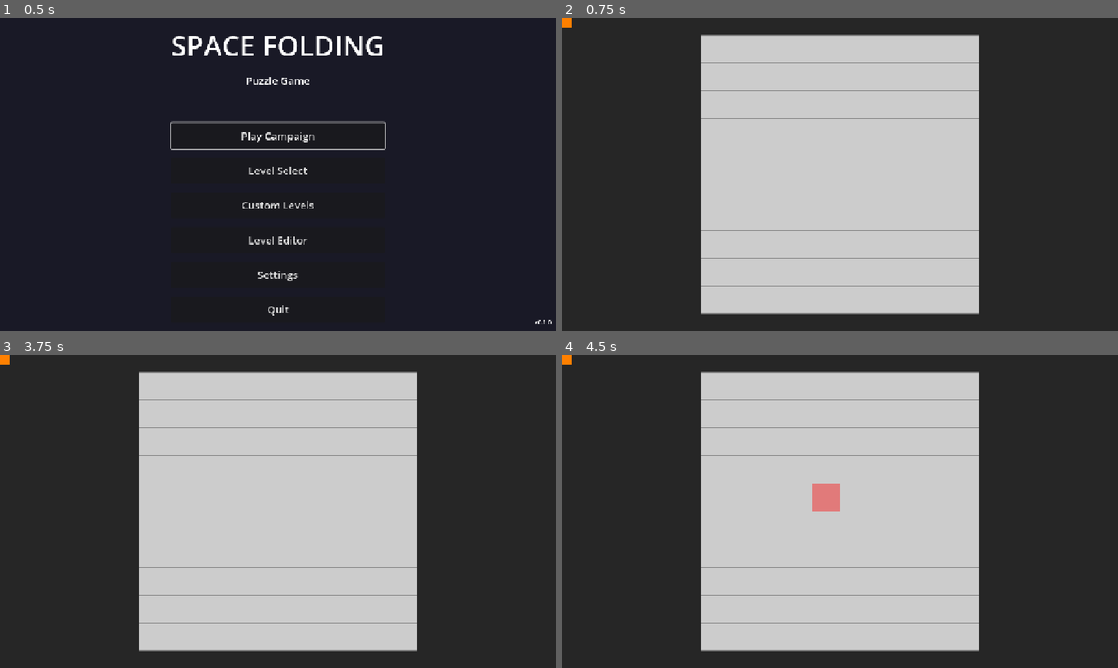
Above: before the commit, frames 1-4 (two rows, left to right).
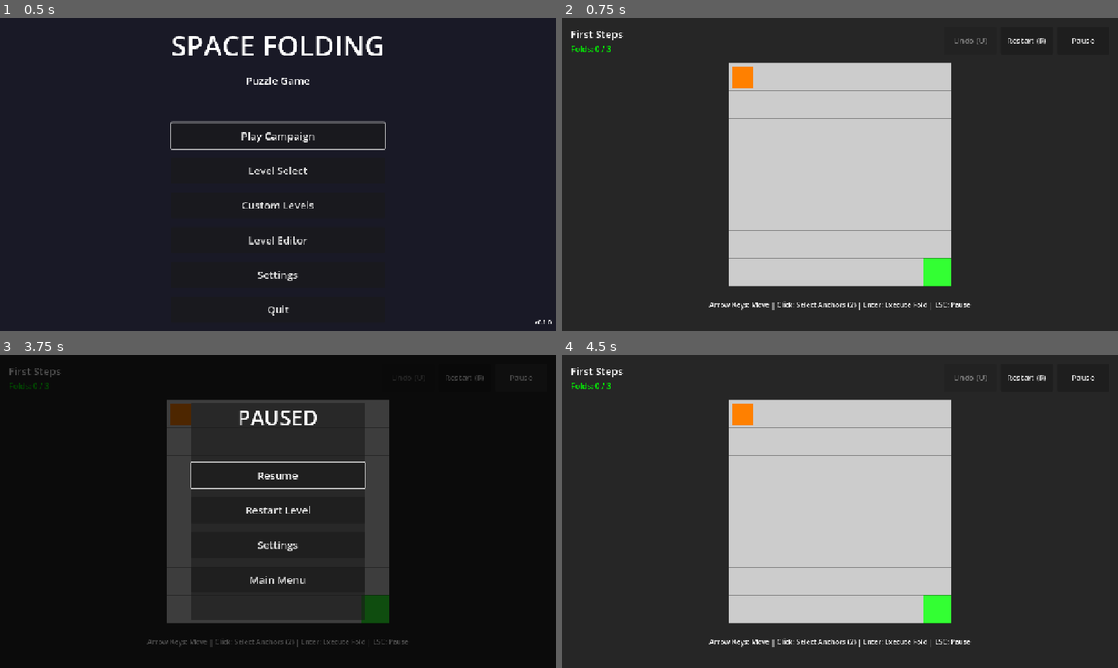
Above: after the commit, the same moments.

Repository: absent-mynd/puzzle
Game: Godot game, scene res://scenes/ui/MainMenu.tscn
Same seed, same stepped clock (60 frames per second), same inputs: the game is played once before the commit and once after it.
Inputs (mouse positions are in pixels of both pictures, inside the frame that each line leads up to):
- Up to frame 1 (0.5 s): no input
- Up to frame 2 (0.75 s): click "Play Campaign" at 0.5 s
- Up to frame 3 (3.75 s): click (467, 376) at 1.25 s, where only the run after the commit has a clickable "Restart (R)"; click (467, 376) at 2 s, where only the run after the commit has a clickable "Restart (R)"; click (467, 376) at 2.75 s, where only the run after the commit has a clickable "Restart (R)"; click (522, 376) at 3.5 s, where only the run after the commit has a clickable "Pause"
- Up to frame 4 (4.5 s): click (840, 511) at 4.25 s, where only the run after the commit has a clickable "Restart Level"

Frame 1 is identical in both runs. In frame 2, 17% of the frame differs, in the area x 0-96%, y 0-95%; in frame 3, 99%, in the area x 0-100%, y 0-100%; in frame 4, 17%.
Error before the commit: Parse Error: Function "execute_fold()" is a coroutine, so it must be called with "await". (res://scenes/MainScene.gd:307)

Commit message:
Fix async error in unfold undo - add synchronous fold execution
The execute_fold() function is async (contains await statements), which
caused compilation error when calling from _on_undo_requested(). Added
execute_fold_sync() - a synchronous version for undo/unfold operations.

Changes:
1. FoldSystem.gd:
   - Add execute_fold_sync() - non-async fold execution
   - Same validation as execute_fold() but without animation
   - Directly calls orientation-specific fold functions
   - Returns bool success/failure

2. MainScene.gd:
   - Update unfold undo handler to use execute_fold_sync()
   - No need for await since function is synchronous

This maintains all fold validation while being callable from
synchronous context of sequential undo system.

All 571 tests passing (568 passing, 3 risky/pending)

Diff:
--- a/scenes/MainScene.gd
+++ b/scenes/MainScene.gd
@@ -304,7 +304,7 @@
 			if fold_system and action.has("anchor1") and action.has("anchor2"):
 				var anchor1 = action["anchor1"]
 				var anchor2 = action["anchor2"]
-				var success = fold_system.execute_fold(anchor1, anchor2, false)
+				var success = fold_system.execute_fold_sync(anchor1, anchor2)
 
 				if success:
 					# Update HUD
--- a/scripts/systems/FoldSystem.gd
+++ b/scripts/systems/FoldSystem.gd
@@ -670,6 +670,52 @@
 	next_fold_id = 0
 
 
+## Execute fold without animation - synchronous version for undo (Phase 6 Task 8)
+## This is non-async so it can be called from _on_undo_requested without await
+##
+## @param anchor1: First anchor point
+## @param anchor2: Second anchor point
+## @return: true if fold succeeded, false otherwise
+func execute_fold_sync(anchor1: Vector2i, anchor2: Vector2i) -> bool:
+	if not grid_manager:
+		push_error("FoldSystem: GridManager not initialized")
+		return false
+
+	# Validate fold before execution
+	var validation = validate_fold(anchor1, anchor2)
+	if not validation.valid:
+		push_warning("FoldSystem: Fold validation failed: " + validation.reason)
+		AudioManager.play_sfx("error")
+		return false
+
+	# Validate with player position
+	var player_validation = validate_fold_with_player(anchor1, anchor2)
+	if not player_validation.valid:
+		push_warning("FoldSystem: Player validation failed: " + player_validation.reason)
+		AudioManager.play_sfx("error")
+		return false
+
+	var orientation = get_fold_orientation(anchor1, anchor2)
+
+	# Play fold sound effect
+	AudioManager.play_sfx("fold")
+
+	# Execute without animation
+	match orientation:
+		"horizontal":
+			execute_horizontal_fold(anchor1, anchor2)
+			return true
+		"vertical":
+			execute_vertical_fold(anchor1, anchor2)
+			return true
+		"diagonal":
+			execute_diagonal_fold(anchor1, anchor2)
+			return true
+		_:
+			push_error("FoldSystem: Unknown fold orientation")
+			return false
+
+
 ## ============================================================================
 ## PHASE 6: SEAM-TO-FOLD MAPPING (TASK 1)
 ## ============================================================================
